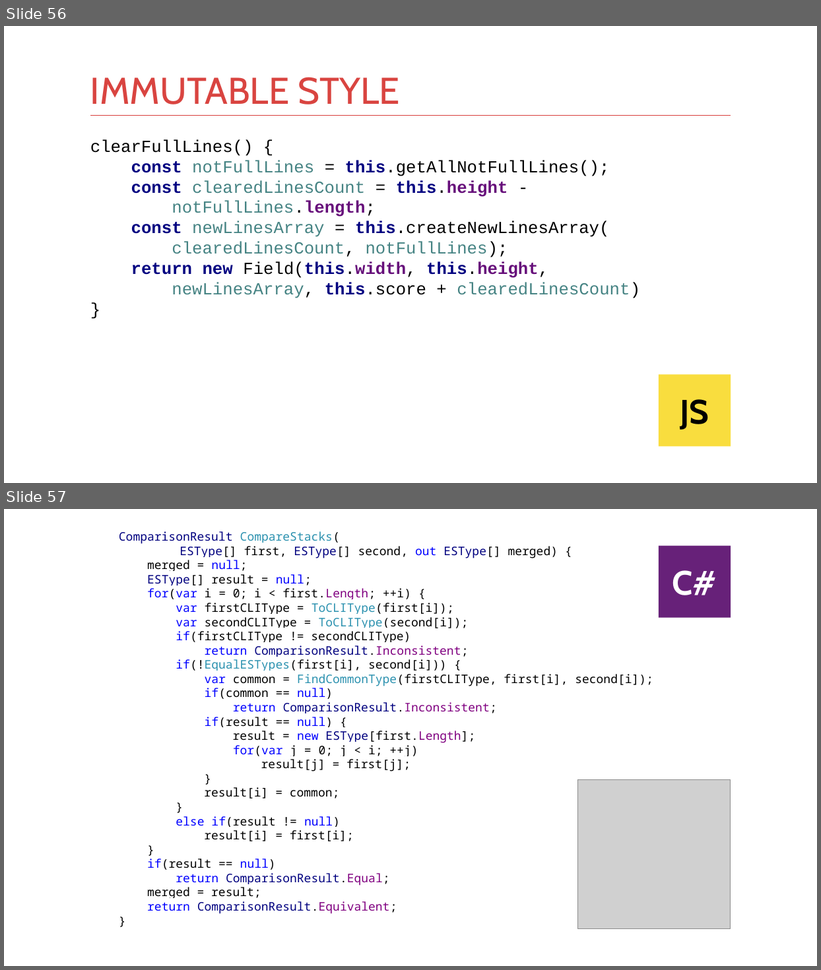
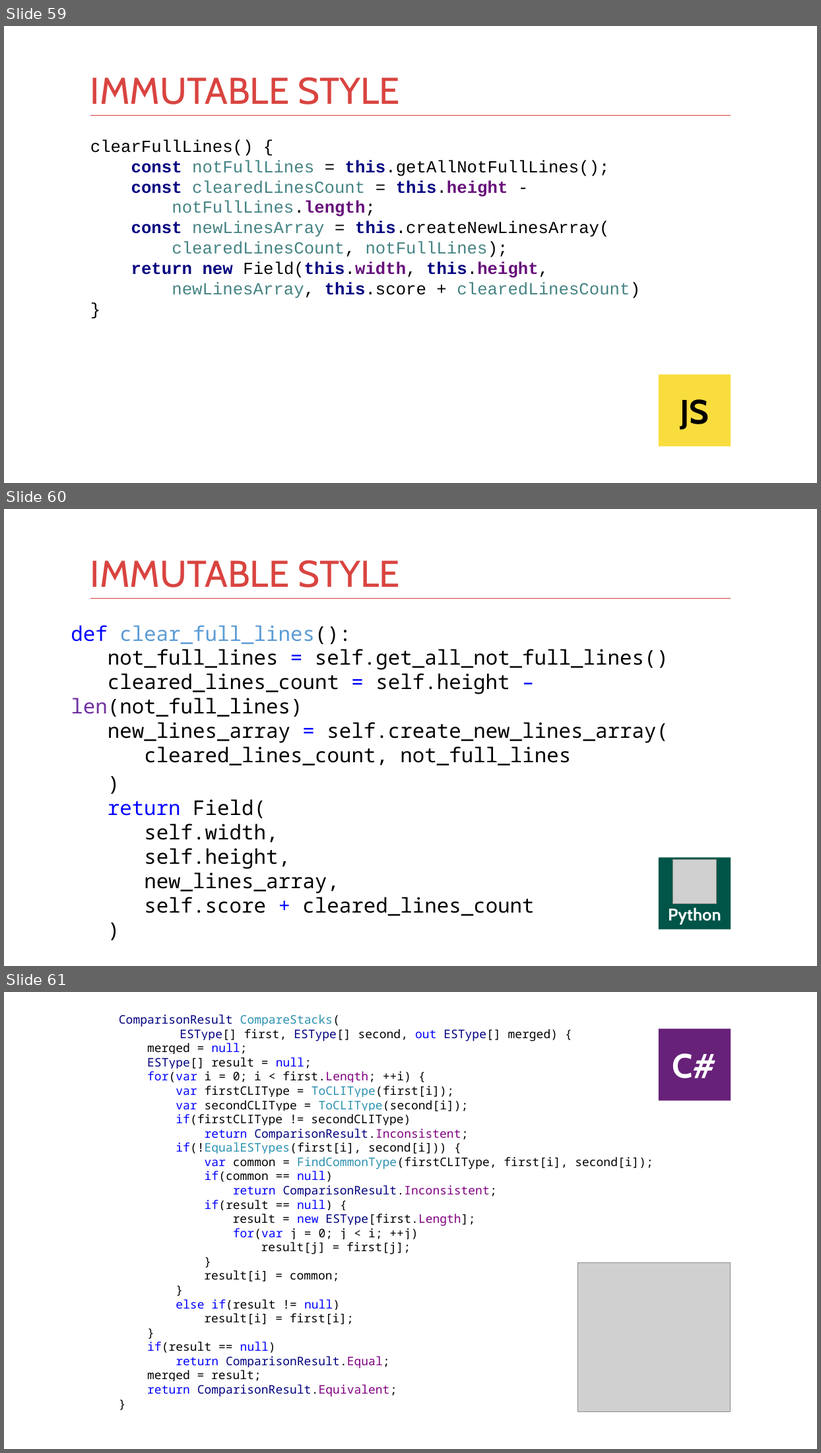
Before and after one commit to kontur-courses/clean-code, a slide deck: clean-code.pptx. Shown one above the other, each under a label of ours: slides 56 and 57 before the commit, slides 59, 60 and 61 after it. The pictures are 821x970 and 821x1453 pixels, drawn with LibreOffice and Linux fonts; fonts in the diff are those of the drawing; grey boxes stand for pictures. Boxes give left, top, right and bottom in pixels: in the first picture for what was removed or moved away, otherwise in the second. Text is boxed around its words. In the diff, an @@ line names an element or a change of style, - is before the commit and + after.

Commit message:
add python in presentation

```diff
--- a/clean-code.pptx
+++ b/clean-code.pptx
@@ slide 60 added at (4, 509, 817, 966), background #FFFFFF; not listed: 1 template element that a slide beside it also shows @@
@@ title added at (90, 560, 400, 588), 44 pt, text #D94440 @@
+IMMUTABLE STYLE
@@ text added at (71, 625, 669, 916), 24 pt, text #000000 @@
+def clear_full_lines():
+not_full_lines = self.get_all_not_full_lines()
+cleared_lines_count = self.height – len(not_full_lines)
+new_lines_array = self.create_new_lines_array(
+cleared_lines_count, not_full_lines
+)
+return Field(
+self.width,
+self.height,
+new_lines_array,
+self.score + cleared_lines_count
+)
@@ rectangle added at (659, 858, 731, 930), fill #005548, 20 pt, text #FFFFFF, bold @@
+Python
@@ picture added at (673, 860, 717, 904) @@
@@ what was slide 56 is now slide 59 @@
@@ what was slide 57 is now slide 61 @@
```
Also in this commit, not shown: 3 slides changed, 5 other slides added.
